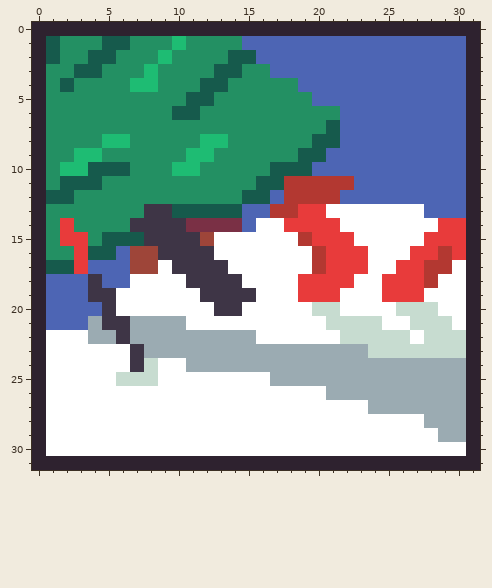
Two versions of one pixel-art sprite, picture 3.png. That is the earlier state.
The file is 32x32 pixels.
The result:
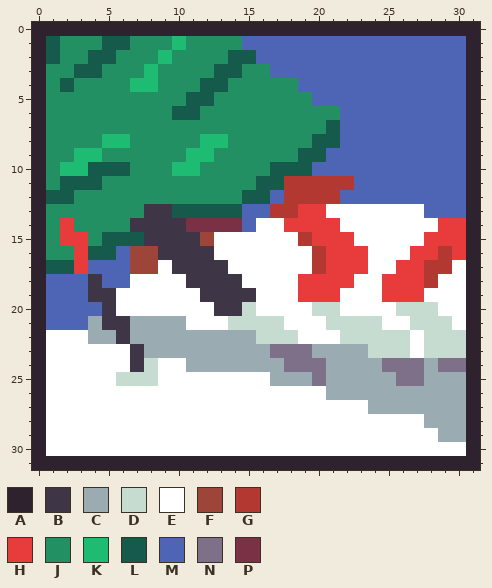
Palette (. is transparent): A #2e222f  B #3e3546  C #9babb2  D #c7dcd0  E #ffffff  F #9e4539  G #b33831  H #e83b3b  J #239063  K #1ebc73  L #165a4c  M #4d65b4  N #7f708a  P #7a3045
The exact change:
@@ x 12..31 @@
 19 BBBBEEEHHHEEEHHHEEEA
-20 EBBEEEEEDDEEEEDDDEEA
-21 EEEEEEEEEDDDDEEDDDEA
-22 CCCCEEEEEEDDDDDEDDDA
-23 CCCCCCCCCCCCDDDDDDDA
-24 CCCCCCCCCCCCCCCCCCCA
-25 EEEEECCCCCCCCCCCCCCA
+20 EBBDEEEEDDEEEEDDDEEA
+21 EEDDDDEEEDDDDEEDDDEA
+22 CCCCDDDEEEDDDDDEDDDA
+23 CCCCCNNNCCCCDDDEDDDA
+24 CCCCCCNNNCCCCNNNCNNA
+25 EEEEECCCNCCCCCNNCCCA
 26 EEEEEEEEECCCCCCCCCCA
